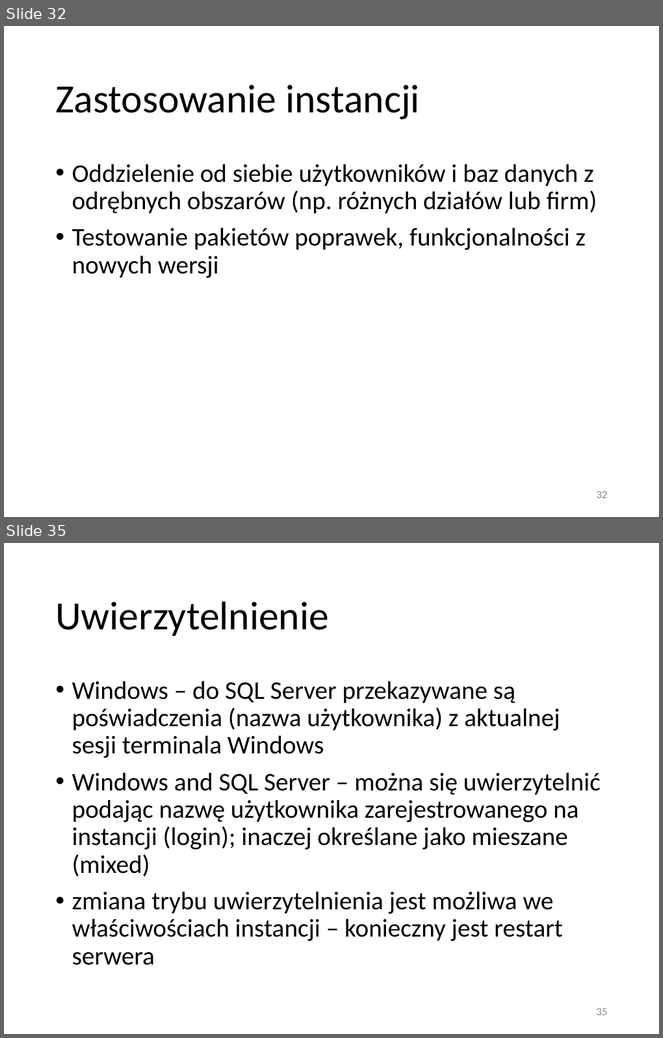
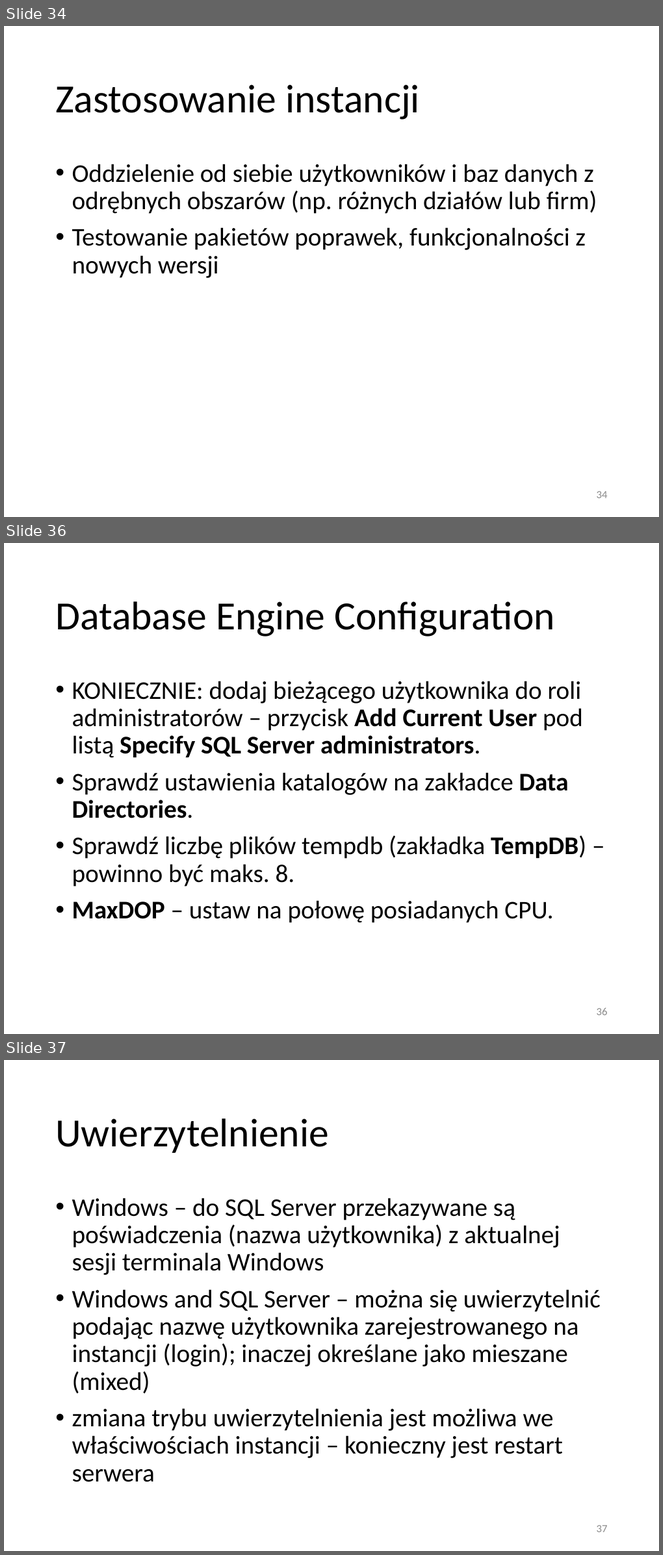
Before and after one commit to gstolecki/SQL-Server-Administracja, a slide deck: Microsoft SQL Server - administracja v2.pptx. Shown one above the other, each under a label of ours: slides 32 and 35 before the commit, slides 34, 36 and 37 after it; the slides between them are not shown. The pictures are 663x1038 and 663x1555 pixels, drawn with LibreOffice and Linux fonts; fonts in the diff are those of the drawing. Boxes give left, top, right and bottom in pixels: in the first picture for what was removed or moved away, otherwise in the second. Text is boxed around its words. In the diff, an @@ line names an element or a change of style, - is before the commit and + after.

```diff
--- a/Microsoft SQL Server - administracja v2.pptx
+++ b/Microsoft SQL Server - administracja v2.pptx
@@ slide 36 added at <box>4,543,659,1034</box>, background #FFFFFF @@
@@ title added at <box>55,601,555,637</box>, 44 pt, text #000000 @@
+Database Engine Configuration
@@ text added at <box>72,681,586,923</box>, 28 pt, text #000000 @@
+• KONIECZNIE: dodaj bieżącego użytkownika do roli administratorów – przycisk Add Current User pod listą Specify SQL Server administrators.
+• Sprawdź ustawienia katalogów na zakładce Data Directories.
+• Sprawdź liczbę plików tempdb (zakładka TempDB) – powinno być maks. 8.
+• MaxDOP – ustaw na połowę posiadanych CPU.
@@ page number added at <box>597,1008,608,1016</box>, 12 pt, text #8C8C8C @@
+36
@@ what was slide 32 is now slide 34 @@
@@ page number at <box>597,491,608,499</box>: text changed @@
-32
+34
@@ what was slide 35 is now slide 37 @@
@@ page number at <box>597,1525,608,1533</box>: text changed @@
-35
+37
```
Also in this commit, not shown: 1 slide changed, 3 other slides added.
